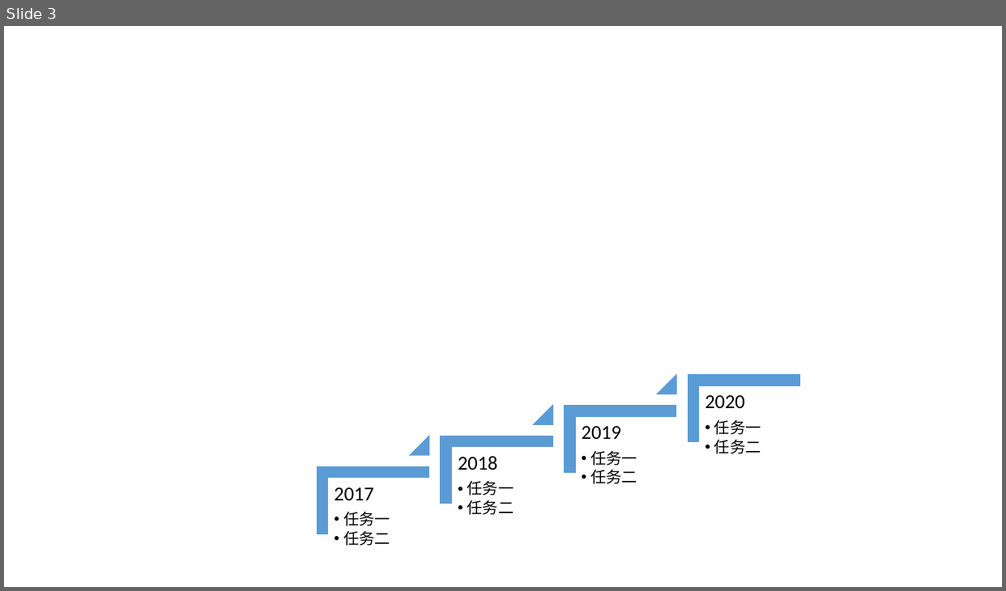
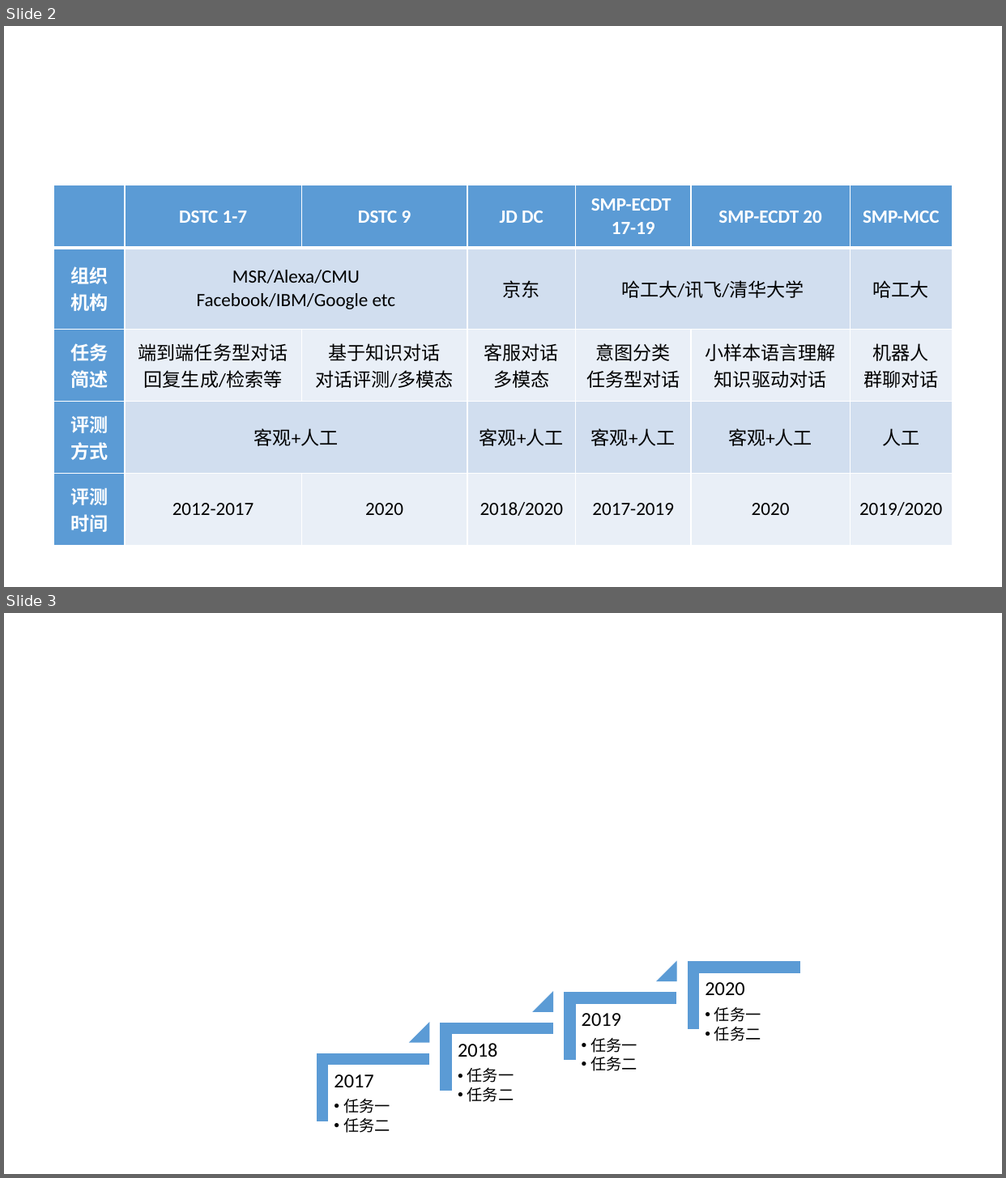
Before and after one commit to iseesaw/DialogueChallenge-Tutorial, a slide deck: test.pptx. Shown one above the other, each under a label of ours: slide 3 before the commit, slides 2 and 3 after it. The pictures are 1006x591 and 1006x1178 pixels, drawn with LibreOffice and Linux fonts; fonts in the diff are those of the drawing. Boxes give left, top, right and bottom in pixels: in the first picture for what was removed or moved away, otherwise in the second. Text is boxed around its words. In the diff, an @@ line names an element or a change of style, - is before the commit and + after.

```diff
--- a/test.pptx
+++ b/test.pptx
@@ slide 2 added at box(4, 26, 1002, 587), background #FFFFFF @@
@@ table added at box(53, 185, 953, 545), 5 rows, 7 columns @@
+ | DSTC 1-7 | DSTC 9 | JD DC | SMP-ECDT / 17-19 | SMP-ECDT 20 | SMP-MCC
+组织机构 | MSR/Alexa/CMU / Facebook/IBM/Google etc |  | 京东 | 哈工大/讯飞/清华大学 |  | 哈工大
+任务简述 | 端到端任务型对话回复生成/检索等 | 基于知识对话 / 对话评测/多模态 | 客服对话 / 多模态 | 意图分类 / 任务型对话 | 小样本语言理解 / 知识驱动对话 | 机器人 / 群聊对话
+评测方式 | 客观+人工 |  | 客观+人工 | 客观+人工 | 客观+人工 | 人工
+评测时间 | 2012-2017 | 2020 | 2018/2020 | 2017-2019 | 2020 | 2019/2020
```
Also in this commit, not shown: 1 other slide added, 1 slide removed.
